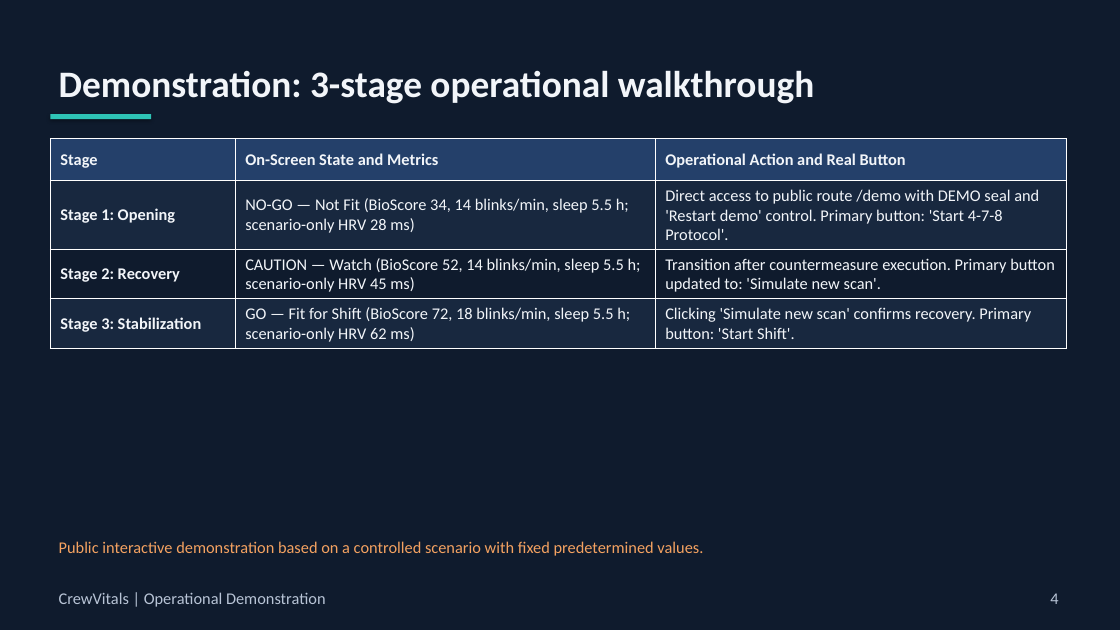
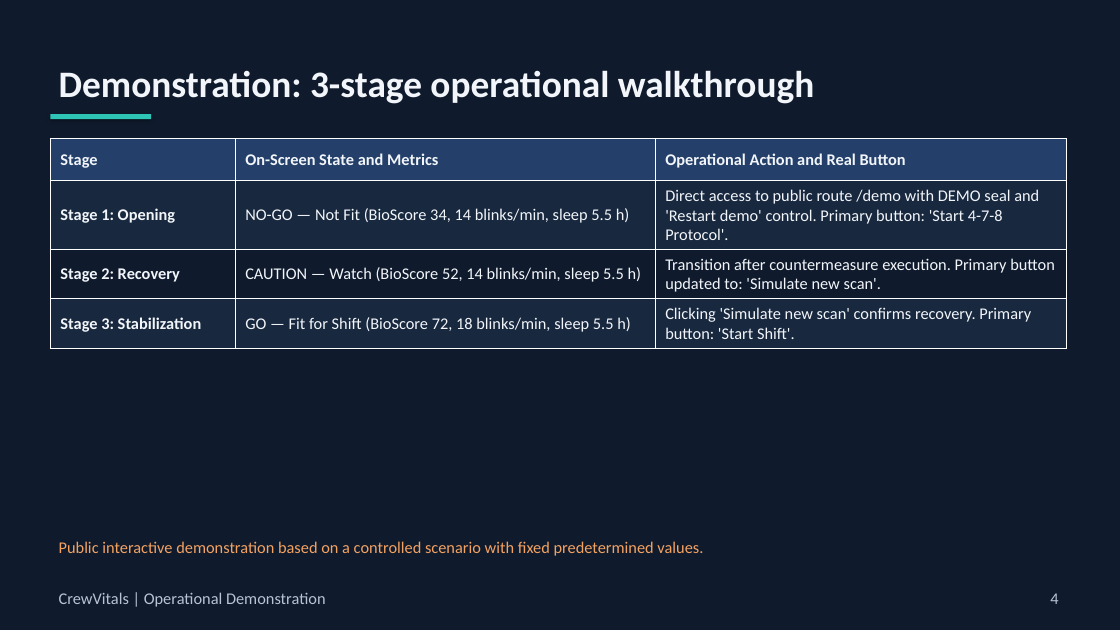
Before and after one commit to rodrigowindows/neuro-suite, a slide deck: slide 4 of docs/apresentacao/CrewVitals-Demo-EN.pptx. Drawn at 1120x630 pixels with LibreOffice and Linux fonts; fonts in the diff are those of the drawing. Boxes give left, top, right and bottom in pixels: in the first picture for what was removed or moved away, otherwise in the second. Text is boxed around its words. In the diff, an @@ line names an element or a change of style, - is before the commit and + after.

```diff
--- a/docs/apresentacao/CrewVitals-Demo-EN.pptx
+++ b/docs/apresentacao/CrewVitals-Demo-EN.pptx
@@ table at (x1=50, y1=139, x2=1067, y2=343) @@
-row 2, column 2: NO-GO — Not Fit (BioScore 34, 14 blinks/min, sleep 5.5 h; scenario-only HRV 28 ms)
+row 2, column 2: NO-GO — Not Fit (BioScore 34, 14 blinks/min, sleep 5.5 h)
-row 3, column 2: CAUTION — Watch (BioScore 52, 14 blinks/min, sleep 5.5 h; scenario-only HRV 45 ms)
+row 3, column 2: CAUTION — Watch (BioScore 52, 14 blinks/min, sleep 5.5 h)
-row 4, column 2: GO — Fit for Shift (BioScore 72, 18 blinks/min, sleep 5.5 h; scenario-only HRV 62 ms)
+row 4, column 2: GO — Fit for Shift (BioScore 72, 18 blinks/min, sleep 5.5 h)
```
Also in this commit, not shown: 6 other files.
